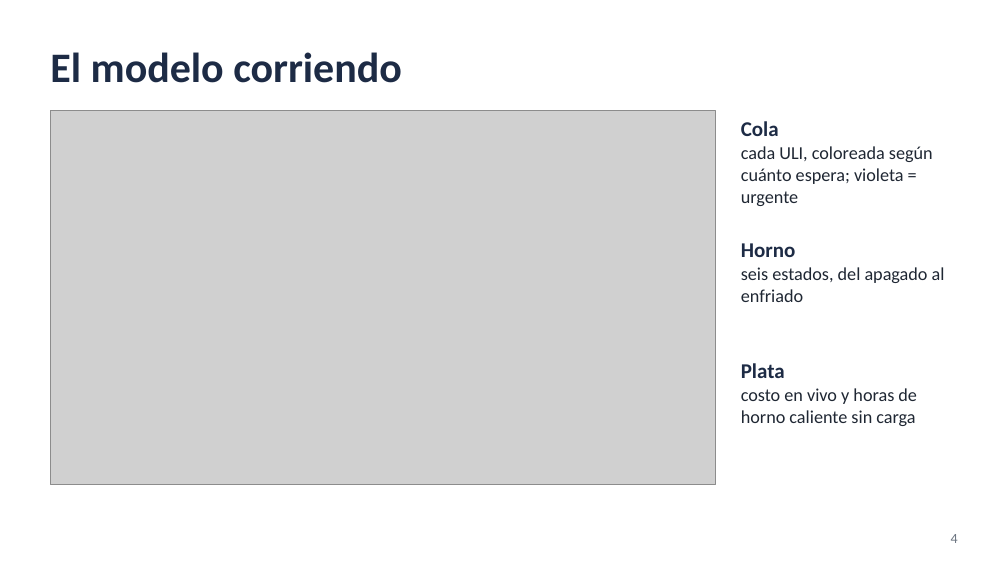
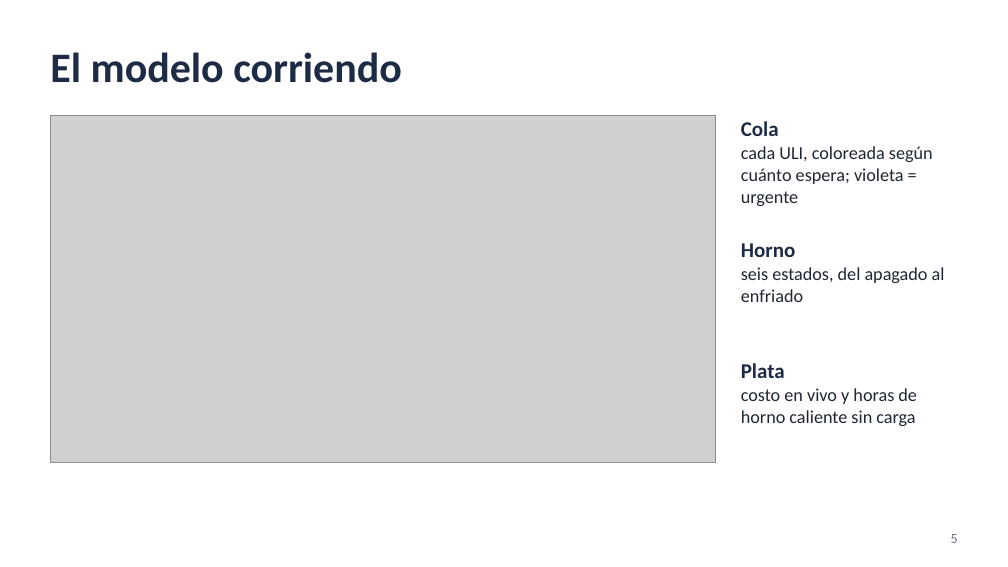
Before and after one commit to JuanBonadeo/utn_brain, a slide deck: slide 5 of materias/SIM/entregables/TPI/caser/video/TPI_Caser_Video.pptx (slide 4 before the commit). Drawn at 1008x567 pixels with LibreOffice and Linux fonts; fonts in the diff are those of the drawing; grey boxes stand for pictures; background and template pictures are left out. Boxes give left, top, right and bottom in pixels: in the first picture for what was removed or moved away, otherwise in the second. Text is boxed around its words. In the diff, an @@ line names an element or a change of style, - is before the commit and + after.

```diff
--- a/materias/SIM/entregables/TPI/caser/video/TPI_Caser_Video.pptx
+++ b/materias/SIM/entregables/TPI/caser/video/TPI_Caser_Video.pptx
@@ picture: place and size @@
-picture at <box>50,111,716,485</box>
+picture at <box>50,116,716,463</box>
@@ page number at <box>951,534,958,543</box>: text changed @@
-4
+5
```
Also in this commit, not shown: 3 other slides changed, 1 slide added, 6 other files.
